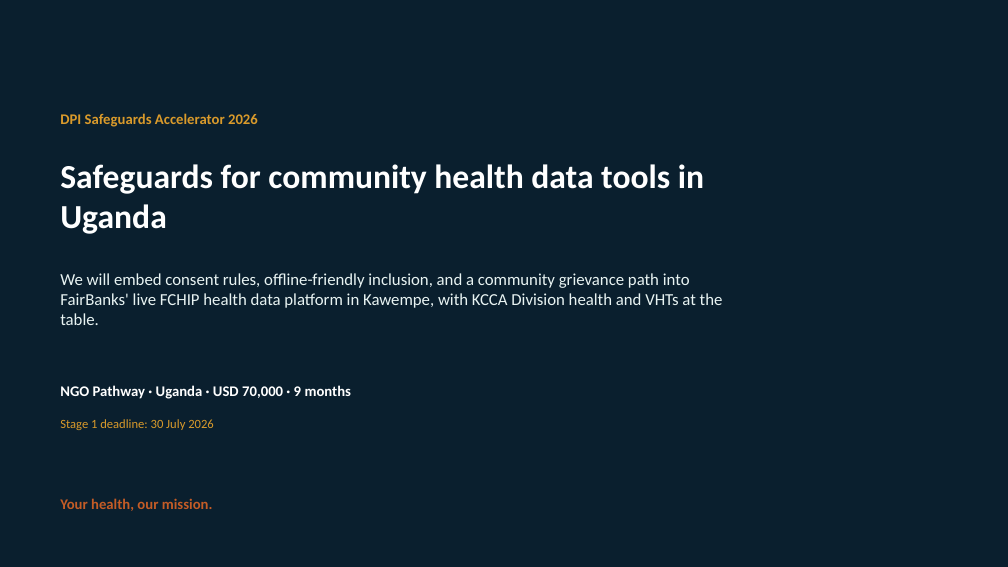
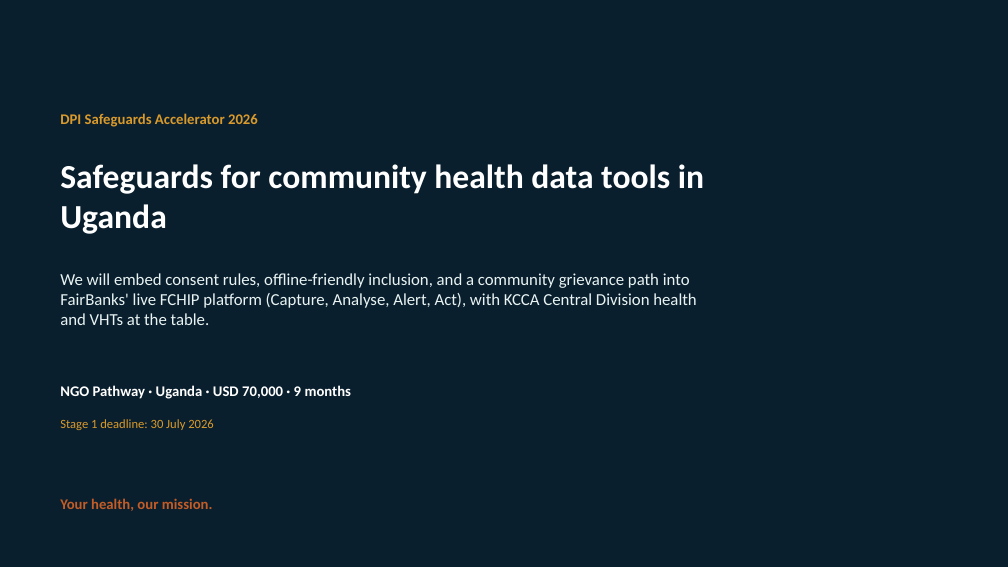
Before and after one commit to WASSWA2624/fairbanks, a slide deck: slide 1 of applications/dpi-safeguards/documents/dpi-safeguards_ppt.pptx. Drawn at 1008x567 pixels with LibreOffice and Linux fonts; fonts in the diff are those of the drawing; background and template pictures are left out; a plain dark background stands for a picture behind light text. Boxes give left, top, right and bottom in pixels: in the first picture for what was removed or moved away, otherwise in the second. Text is boxed around its words. In the diff, an @@ line names an element or a change of style, - is before the commit and + after.

```diff
--- a/applications/dpi-safeguards/documents/dpi-safeguards_ppt.pptx
+++ b/applications/dpi-safeguards/documents/dpi-safeguards_ppt.pptx
@@ text at <box>60,273,696,325</box>: text changed @@
-We will embed consent rules, offline-friendly inclusion, and a community grievance path into FairBanks' live FCHIP health data platform in Kawempe, with KCCA Division health and VHTs at the table.
+We will embed consent rules, offline-friendly inclusion, and a community grievance path into FairBanks' live FCHIP platform (Capture, Analyse, Alert, Act), with KCCA Central Division health and VHTs at the table.
```
Also in this commit, not shown: 1 other slide changed, 5 other files.
